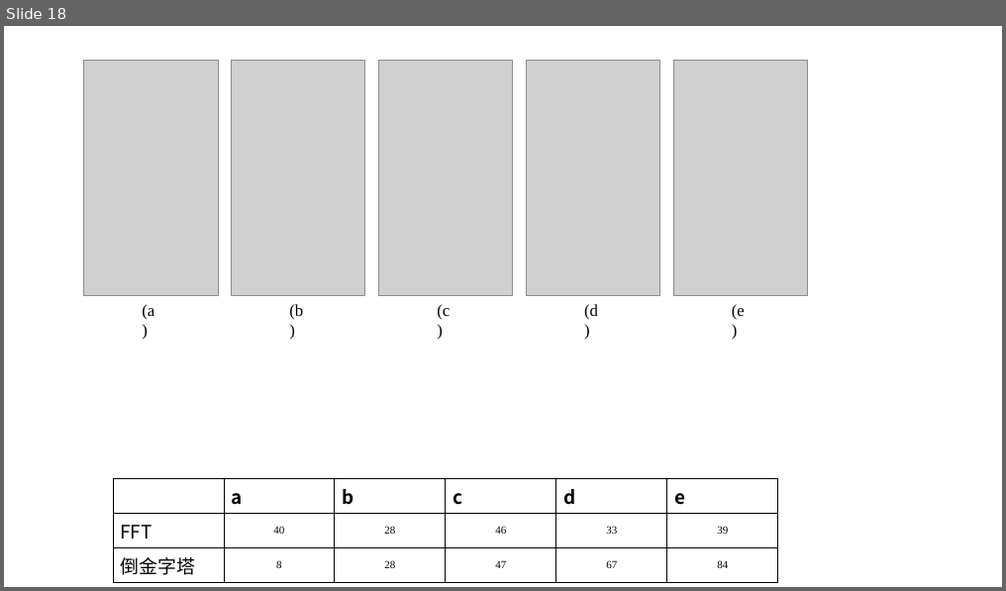
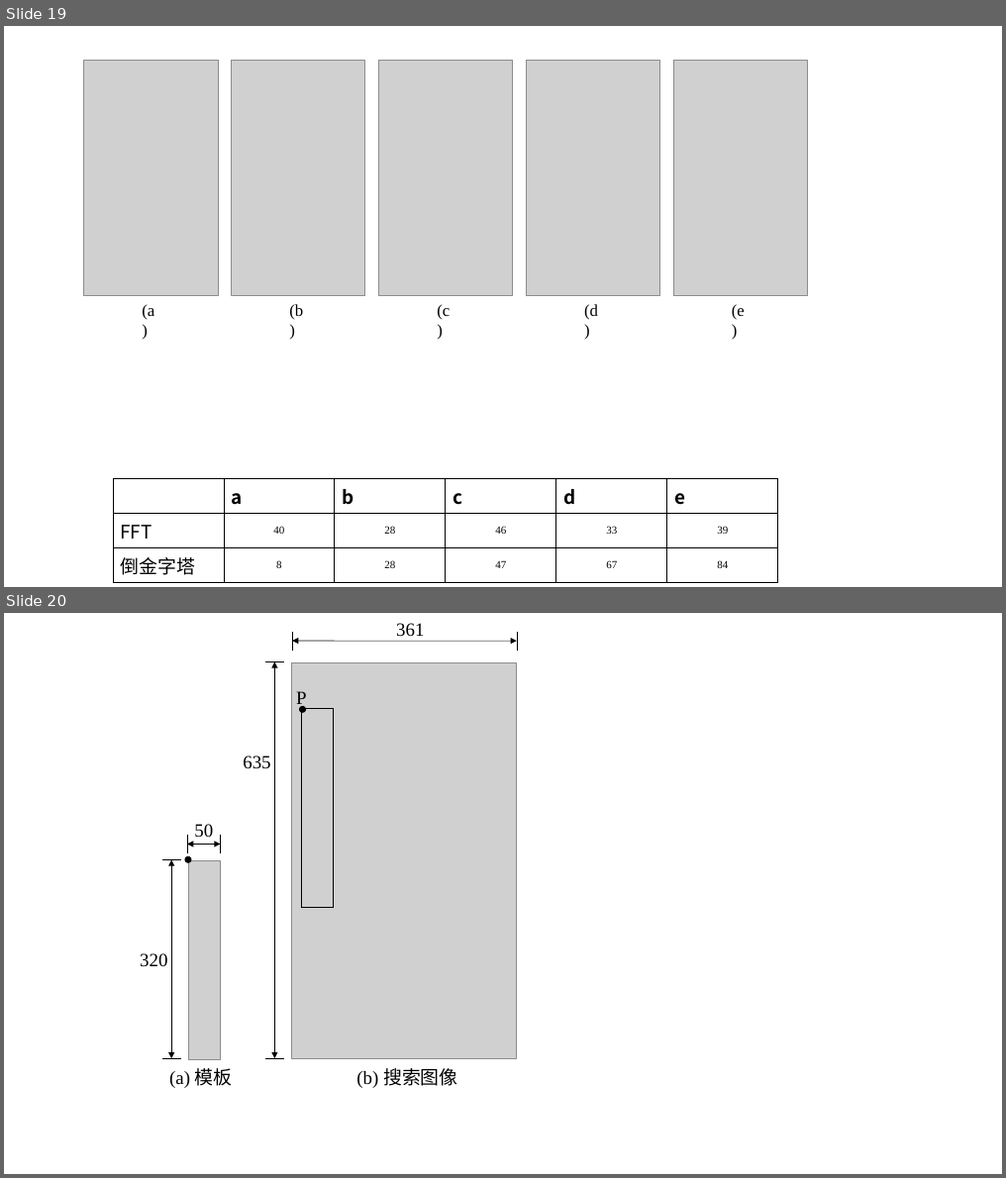
Before and after one commit to SJTUMichael/-, a slide deck: 示意图.pptx. Shown one above the other, each under a label of ours: slide 18 before the commit, slides 19 and 20 after it. The pictures are 1006x591 and 1006x1178 pixels, drawn with LibreOffice and Linux fonts; fonts in the diff are those of the drawing; grey boxes stand for pictures. Boxes give left, top, right and bottom in pixels: in the first picture for what was removed or moved away, otherwise in the second. Text is boxed around its words. In the diff, an @@ line names an element or a change of style, - is before the commit and + after.

```diff
--- a/示意图.pptx
+++ b/示意图.pptx
@@ slide 20 added at (4, 613, 1002, 1174), background #FFFFFF @@
@@ line added from (292, 632) to (292, 651), #000000 0.5 pt @@
@@ double arrow added from (292, 641) to (517, 641), #000000 0.5 pt @@
@@ text added at (396, 623, 424, 637), 18 pt, text #000000 @@
+361
@@ line added from (517, 632) to (517, 651), #000000 0.5 pt @@
@@ line added from (284, 662) to (265, 662), #000000 0.5 pt @@
@@ double arrow added from (275, 662) to (275, 1059), #000000 0.5 pt @@
@@ picture added at (291, 663, 517, 1059) @@
@@ text added at (296, 691, 307, 708), 18 pt, text #000000 @@
+P
@@ ellipse added at (300, 707, 306, 713), fill #000000, outline #000000 1 pt @@
@@ rectangle added at (302, 709, 334, 908), outline #000000 1 pt @@
@@ text added at (243, 756, 270, 769), 18 pt, text #000000 @@
+635
@@ line added from (187, 835) to (187, 854), #000000 0.5 pt @@
@@ double arrow added from (187, 845) to (221, 845), #000000 0.5 pt @@
@@ text added at (194, 824, 213, 838), 18 pt, text #000000 @@
+50
@@ line added from (221, 835) to (221, 854), #000000 0.5 pt @@
@@ line added from (180, 861) to (162, 861), #000000 0.5 pt @@
@@ double arrow added from (171, 861) to (171, 1059), #000000 0.5 pt @@
@@ ellipse added at (185, 858, 191, 863), fill #000000, outline #000000 1 pt @@
@@ picture added at (189, 861, 220, 1059) @@
@@ text added at (140, 954, 167, 966), 18 pt, text #000000 @@
+320
@@ line added from (181, 1059) to (162, 1059), #000000 0.5 pt @@
@@ text added at (169, 1068, 233, 1088), 18 pt, text #000000 @@
+(a) 模板
@@ line added from (284, 1059) to (265, 1059), #000000 0.5 pt @@
@@ text added at (356, 1068, 458, 1088), 18 pt, text #000000 @@
+(b) 搜索图像
@@ what was slide 18 is now slide 19 @@
```
Also in this commit, not shown: 3 slides changed, 1 other slide added, 1 slide removed, 3 other files.
